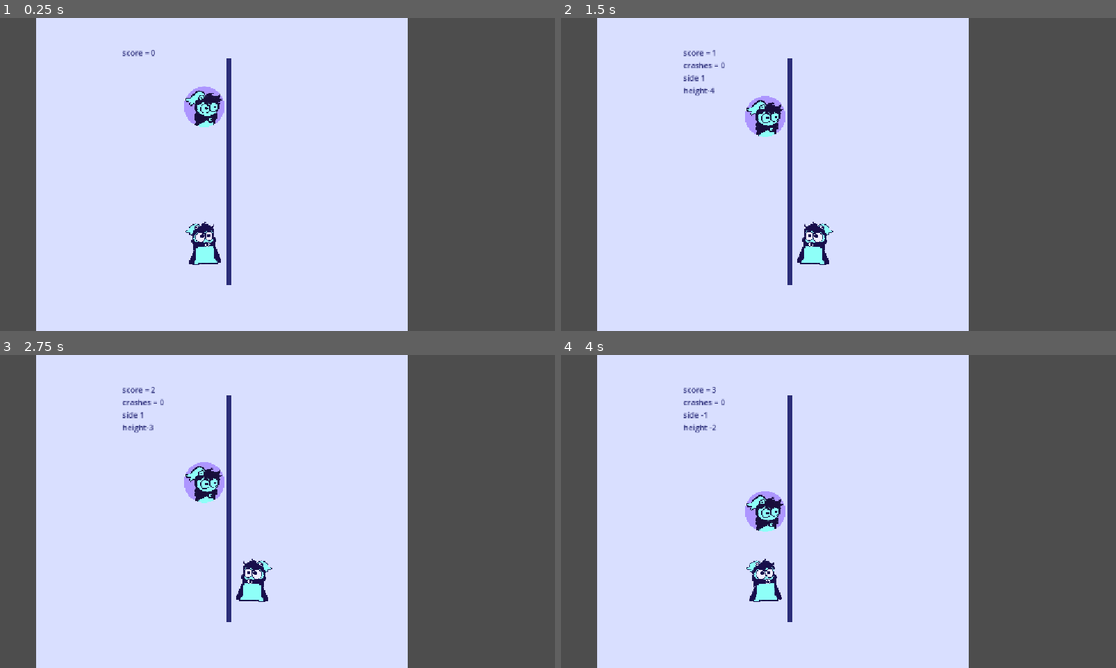
Above: before the commit, frames 1-4 (two rows, left to right).
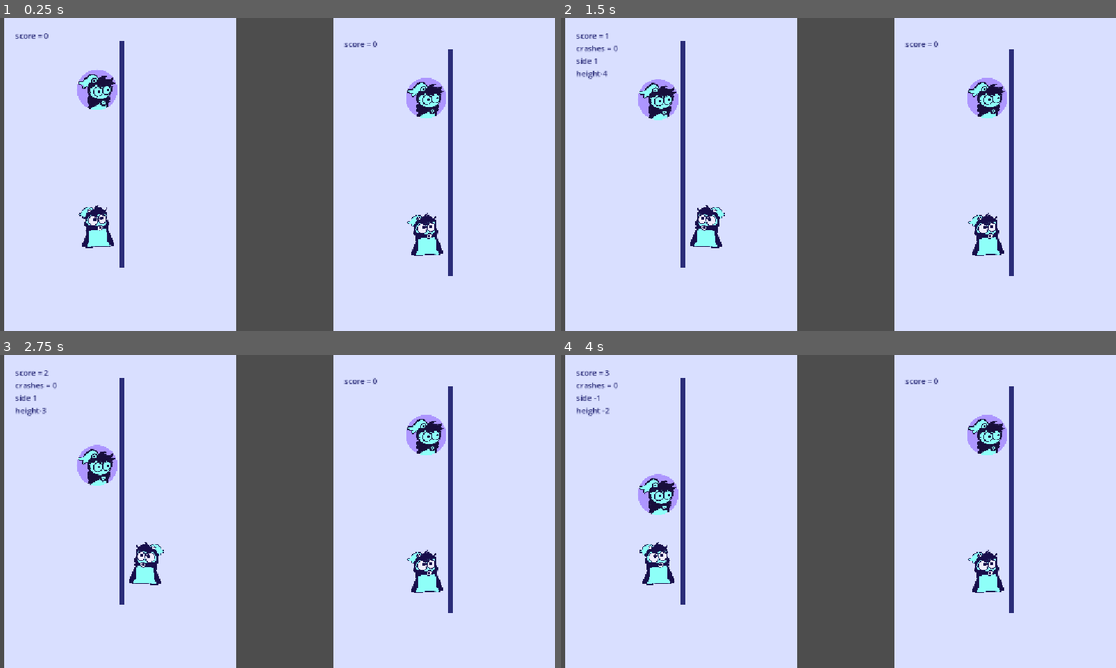
Above: after the commit, the same moments.

Repository: Herbeon/to-do-it
Game: Godot game, scene res://twoplayerscene.tscn
Same seed, same stepped clock (60 frames per second), same inputs: the game is played once before the commit and once after it. Before the commit the project starts from res://scene.tscn.
Inputs (mouse positions are in pixels of both pictures, inside the frame that each line leads up to):
- Up to frame 1 (0.25 s): no input
- Up to frame 2 (1.5 s): tap Enter at 0.5 s; move the mouse to (960, 158) at 0.52 s; hold Right (p1_right) 0.53-1.28 s; tap Alt at 0.6 s; click (960, 158) at 0.67 s; tap Space at 1.25 s; move the mouse to (727, 190) at 1.27 s; hold Down from 1.28 s (still down); tap Shift at 1.35 s
- Up to frame 3 (2.75 s): tap Enter at 2 s; move the mouse to (333, 442) at 2.02 s; release Down at 2.03 s; hold Right (p1_right) from 2.03 s (still down); tap Alt at 2.1 s
- Up to frame 4 (4 s): tap Space at 2.75 s; move the mouse to (810, 574) at 2.77 s; release Right (p1_right) at 2.78 s; hold Up 2.78-3.53 s; tap Shift at 2.85 s; click (810, 574) at 2.92 s; tap Enter at 3.5 s; move the mouse to (1005, 558) at 3.52 s; hold Left (p1_left) from 3.53 s (still down); tap Alt at 3.6 s

The runs differ from the first frame. In frame 1, 54% of the frame differs, in the area x 0-100%, y 0-100%; in frame 2, 53%; in frame 3, 53%; in frame 4, 54%.

Commit message:
ok this requires more fixing than I thought (the children are all tied together help)

Diff:
--- a/todoit/project.godot
+++ b/todoit/project.godot
@@ -11,7 +11,7 @@
 [application]
 
 config/name="todoit"
-run/main_scene="uid://l75a51n24nc2"
+run/main_scene="uid://dysuye00a6rfl"
 config/features=PackedStringArray("4.7", "GL Compatibility")
 config/icon="res://icon.svg"
 
--- a/todoit/scene.tscn
+++ b/todoit/scene.tscn
@@ -25,9 +25,9 @@
 
 [node name="ColorRect" type="ColorRect" parent="." unique_id=2041542286]
 z_index = -1
-offset_left = 76.0
+offset_left = 232.0
 offset_top = -32.0
-offset_right = 848.0
+offset_right = 713.0
 offset_bottom = 693.0
 color = Color(0.8495276, 0.8735824, 0.99999815, 1)
 
--- /dev/null
+++ b/todoit/twoplayerscene.tscn
@@ -0,0 +1,18 @@
+[gd_scene format=3 uid="uid://dysuye00a6rfl"]
+
+[ext_resource type="PackedScene" uid="uid://l75a51n24nc2" path="res://scene.tscn" id="1_n17cx"]
+
+[node name="twoplayerscene" type="Node2D" unique_id=146388434]
+
+[node name="scene" parent="." unique_id=657409421 instance=ExtResource("1_n17cx")]
+position = Vector2(-222, -35)
+
+[node name="scene2" parent="." unique_id=1472806661 instance=ExtResource("1_n17cx")]
+position = Vector2(460, -18)
+
+[node name="player1" parent="scene2" index="0" unique_id=431713932]
+left = "p2_left"
+right = "p2_right"
+
+[editable path="scene"]
+[editable path="scene2"]
